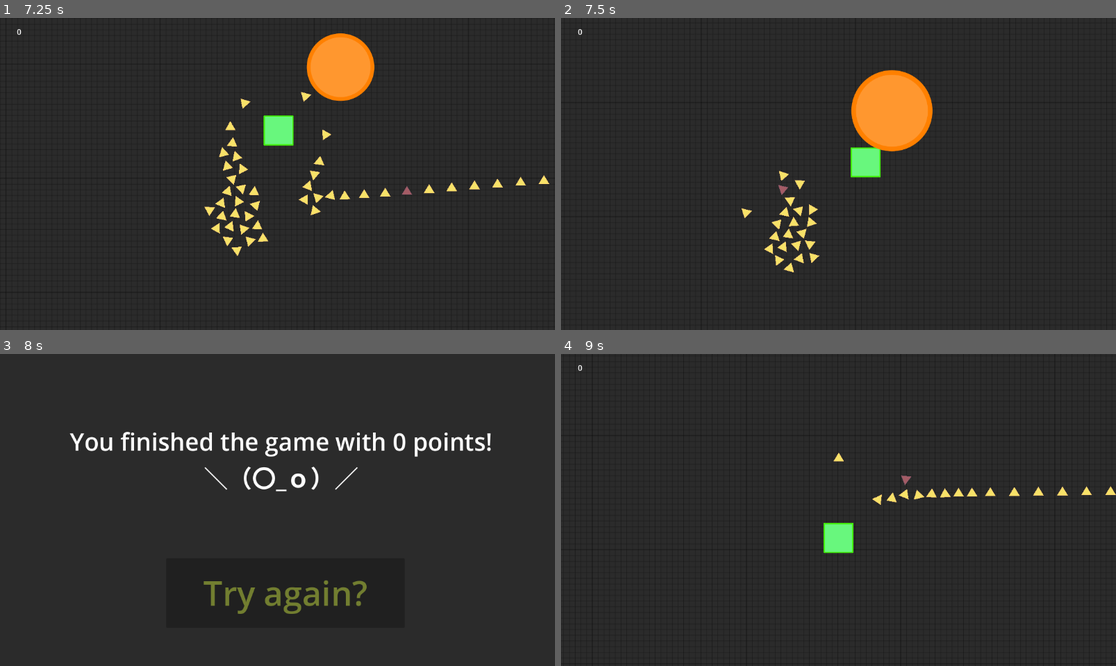
Above: before the commit, frames 1-4 (two rows, left to right).
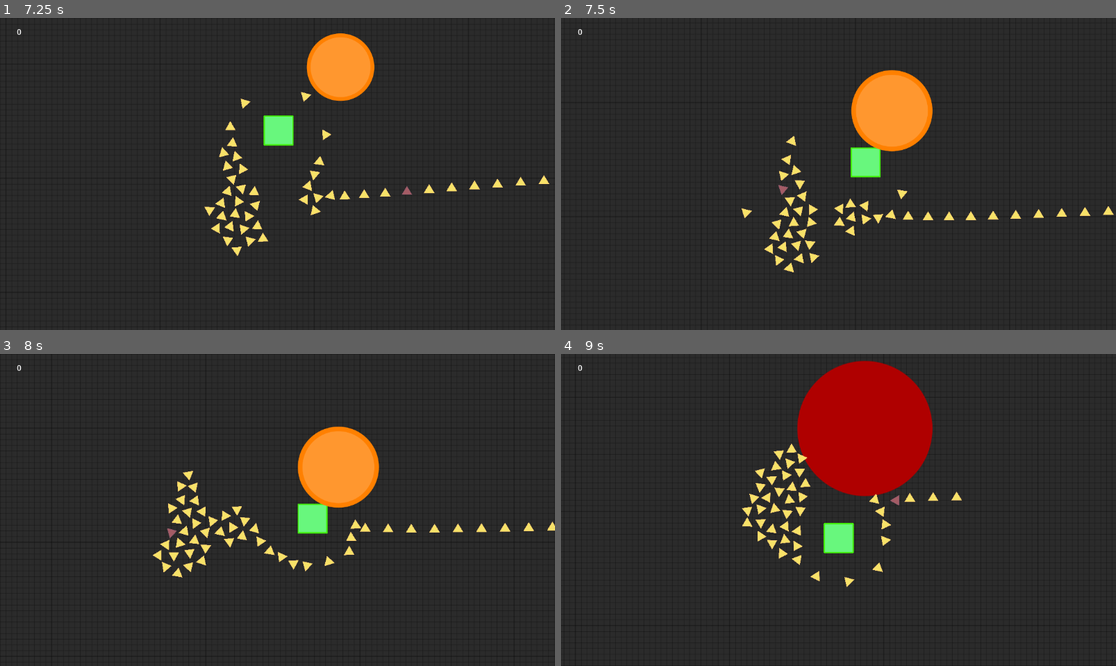
Above: after the commit, the same moments.

Repository: aapolipponen/daydream-game-jam
Game: Godot game, scene res://game/game.tscn
Two runs of this game, one before a commit and one after it. Both use one fixed random seed, a clock stepped at 60 frames per second and the inputs below. This scene is started directly instead of the project's main scene.
Inputs (mouse positions are in pixels of both pictures, inside the frame that each line leads up to):
- Up to frame 1 (7.25 s): move the mouse to (399, 158) at 0.52 s; hold D (right) 0.53-1.28 s; click (399, 158) at 0.67 s; move the mouse to (166, 189) at 1.27 s; hold S (down) 1.28-2.03 s; move the mouse to (333, 105) at 2.02 s; hold D (right) 2.03-2.78 s; move the mouse to (249, 236) at 2.77 s; hold W (up) 2.78-3.53 s; click (249, 236) at 2.92 s; move the mouse to (444, 220) at 3.52 s; hold A (left) 3.53-5.03 s; move the mouse to (111, 127) at 4.27 s; move the mouse to (305, 174) at 5.02 s; hold S (down) 5.03-5.78 s; click (305, 174) at 5.17 s; move the mouse to (194, 96) at 5.77 s; hold D (right) 5.78-6.53 s; move the mouse to (399, 158) at 6.52 s; hold W (up) from 6.53 s (still down)
- Up to frame 2 (7.5 s): move the mouse to (727, 189) at 7.27 s; release W (up) at 7.28 s; hold D (right) from 7.28 s (still down); click (727, 189) at 7.42 s
- Up to frame 3 (8 s): keep holding D (right)
- Up to frame 4 (9 s): release D (right) at 8 s; click (844, 594) at 8 s, where only the run before the commit has a clickable "Try again?"; move the mouse to (894, 441) at 8.77 s; hold S (down) from 8.78 s (still down)

Frame 1 is identical in both runs. In frame 2, 0.8% of the frame differs, in the area x 39-100%, y 37-70%; in frame 3, 7.8%; in frame 4, 10%, in the area x 32-100%, y 2-75%.
Error after the commit: Invalid assignment of property or key 'color' with value of type 'Color' on a base object of type 'null instance'. (res://Player/triangle_manager.gd:190)

Commit message:
hasu vibe code

Diff:
--- a/Player/player.gd
+++ b/Player/player.gd
@@ -7,7 +7,11 @@
 
 @export var speed = 500
 @export var mass := 0.03
+@export var damage_cooldown: float = 0.5  # seconds between taking damage
 var target = position
+
+# Internal timer tracking remaining invulnerability after taking damage
+var _damage_timer: float = 0.0
 
 var scoreLabel
 var points
@@ -21,18 +25,26 @@
 func _ready() -> void:
 	scoreLabel = get_tree().get_first_node_in_group("gameui").get_child(0)
 
+func _process(delta: float) -> void:
+	# Handle damage cooldown timer
+	if _damage_timer > 0.0:
+		_damage_timer -= delta
+		if _damage_timer < 0.0:
+			_damage_timer = 0.0
 
-func _process(delta: float) -> void:
 	points = int(scoreLabel.text)
 	for i in range(get_slide_collision_count()):
 		var collision = get_slide_collision(i)
 		var collider = collision.get_collider()
 		if collider and collider.is_in_group("explodingEnemy"):
-			var newTriangleCount = triangle_manager.triangle_count - 15
-			triangle_manager.set_triangle_count(newTriangleCount)
+			if _damage_timer == 0.0:
+				var newTriangleCount = triangle_manager.triangle_count - 15
+				triangle_manager.set_triangle_count(newTriangleCount)
+				_damage_timer = damage_cooldown
+				if triangle_manager.has_method("trigger_damage_effect"):
+					triangle_manager.trigger_damage_effect()
 
-
-func _physics_process(delta):
+func _physics_process(_delta):
 	get_input()
 	move_and_slide()
 
--- a/Player/triangle_manager.gd
+++ b/Player/triangle_manager.gd
@@ -17,7 +17,22 @@
 var highlighted: RigidBody2D = null
 var camera: Camera2D = null
 
+# CanvasModulate for red flash
+var _canvas_modulate: CanvasModulate = null
+
+# --- Damage visual feedback vars ---
+@export var shake_magnitude: float = 10.0
+@export var shake_duration: float = 0.3
+var _shake_timer: float = 0.0
+
+@export var flash_intensity: float = 0.4  # 0..1 alpha interpreted as red strength
+@export var flash_decay: float = 2.0      # how quickly flash fades per second
+var _flash_alpha: float = 0.0
+
 func _ready() -> void:
+	# Ensure we have a CanvasModulate for flash effect
+	_canvas_modulate = get_tree().get_first_node_in_group("damage_flash")
+
 	# Get player reference once
 	player = get_tree().get_first_node_in_group("player")
 	if player == null:
@@ -28,7 +43,6 @@
 	camera = get_viewport().get_camera_2d()
 
 	spawn_triangles(triangle_count)
-
 
 func set_triangle_count(new_count: int) -> void:
 	if new_count == triangle_count:
@@ -141,8 +155,8 @@
 	highlighted.call_deferred("shoot", dir, shoot_force, shot_lifetime)
 	highlighted = null
 
-
 func _process(delta: float) -> void:
+	_update_damage_effect(delta)
 	var trianglesLeft := false
 	for i in triangles:
 		if is_instance_valid(i):
@@ -150,3 +164,27 @@
 
 	if trianglesLeft == false:
 		get_parent().endGame()
+
+# Update camera shake and red flash each frame
+func _update_damage_effect(delta: float) -> void:
+	if camera == null or not is_instance_valid(camera):
+		return
+
+	# Screen shake
+	if _shake_timer > 0.0:
+		_shake_timer -= delta
+		var strength := _shake_timer / shake_duration
+		var offset := Vector2(randf()*2.0 - 1.0, randf()*2.0 - 1.0) * shake_magnitude * strength
+		camera.offset = offset
+	else:
+		camera.offset = Vector2.ZERO
+
+	# Red flash using viewport canvas modulate
+	if _canvas_modulate:
+		if _flash_alpha > 0.0:
+			_flash_alpha = max(_flash_alpha - flash_decay * delta, 0.0)
+		var mod_color := Color(1, 1.0 - _flash_alpha, 1.0 - _flash_alpha)
+		_canvas_modulate.color = mod_color
+	else:
+		# Ensure color resets
+		_canvas_modulate.color = Color.WHITE
--- a/enemy_spawner.gd
+++ b/enemy_spawner.gd
@@ -1,8 +1,6 @@
 extends Node2D
 
 const explodingEnemy = preload("uid://b47uj5no11yrh")
-
-
 
 func _on_spawn_timer_timeout() -> void:
 	get_parent().position.x = get_tree().get_first_node_in_group("player").position.x
--- a/game/game.tscn
+++ b/game/game.tscn
@@ -55,3 +55,7 @@
 [node name="AudioStreamPlayer" type="AudioStreamPlayer" parent="."]
 stream = ExtResource("6_dakft")
 autoplay = true
+
+[node name="damage_flash" type="CanvasModulate" parent="."]
+visible = false
+color = Color(1, 0, 0, 1)
Not shown: 1 places in game/game.tscn that only renumber resources
Not shown, removed: game/game.tscn10214073407.tmp
Not shown, removed: game/game.tscn10243605928.tmp
